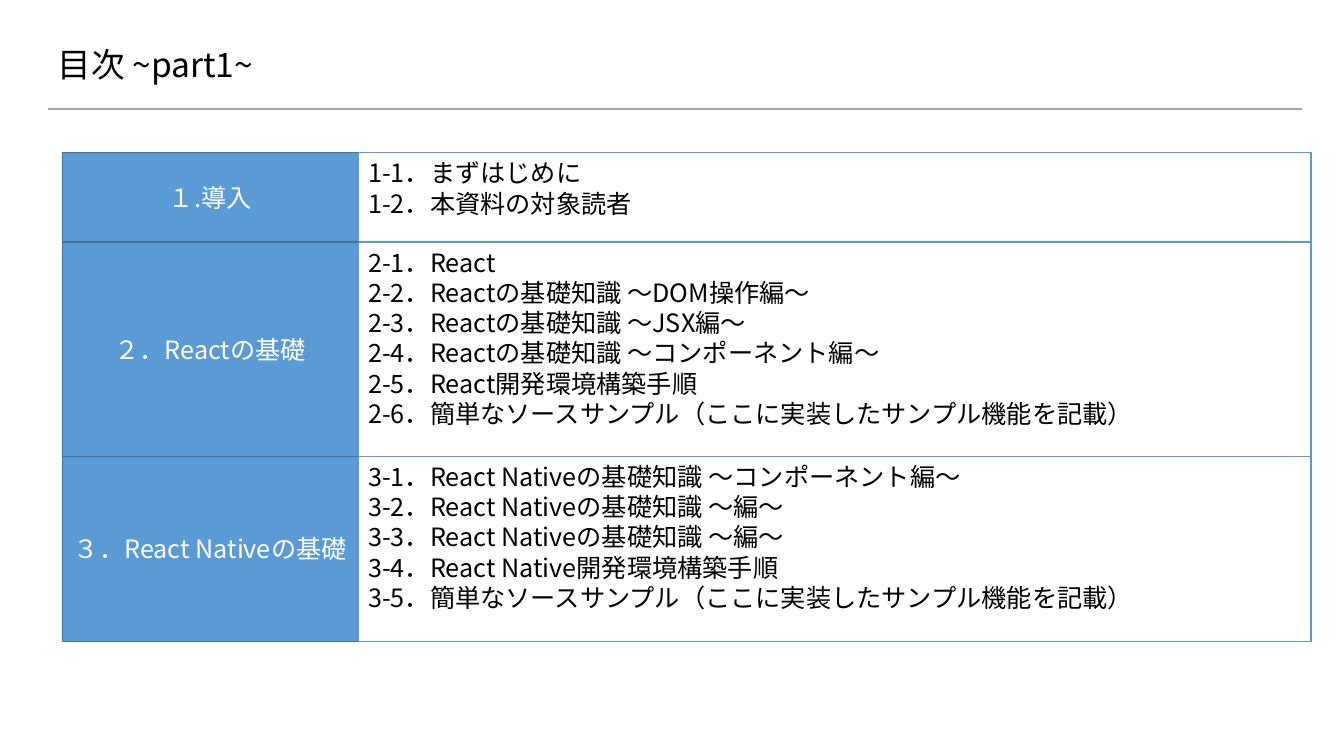
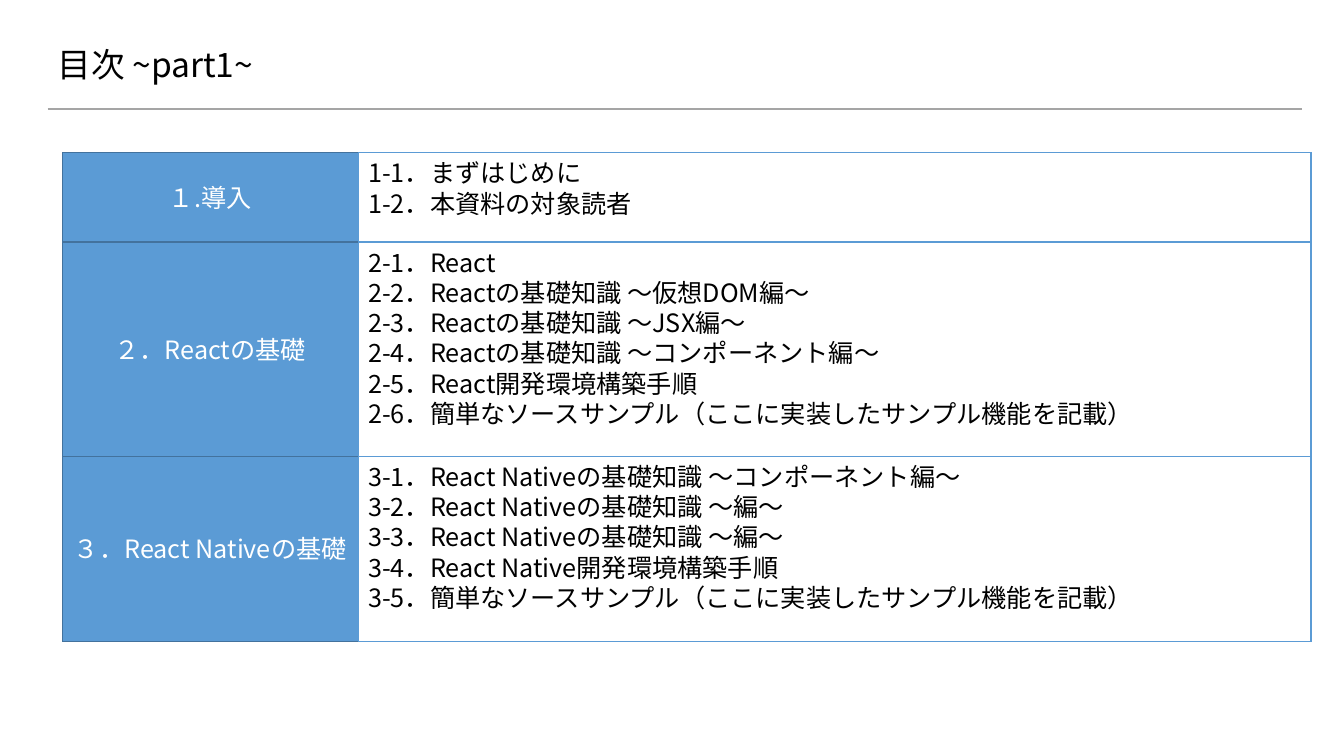
Before and after one commit to 2018SYSTEMI34/diary, a slide deck: slide 2 of doc/02_SlideShare/表紙.pptx. Drawn at 1344x756 pixels with LibreOffice and Linux fonts; fonts in the diff are those of the drawing; background and template pictures are left out. Boxes give left, top, right and bottom in pixels: in the first picture for what was removed or moved away, otherwise in the second. Text is boxed around its words. In the diff, an @@ line names an element or a change of style, - is before the commit and + after.

Commit message:
目次修正、その他修正

```diff
--- a/doc/02_SlideShare/表紙.pptx
+++ b/doc/02_SlideShare/表紙.pptx
@@ text in rectangle at box(368, 280, 809, 304): text changed @@
-2-2．Reactの基礎知識 ～DOM操作編～
+2-2．Reactの基礎知識 ～仮想DOM編～
```
Also in this commit, not shown: 5 other files.
